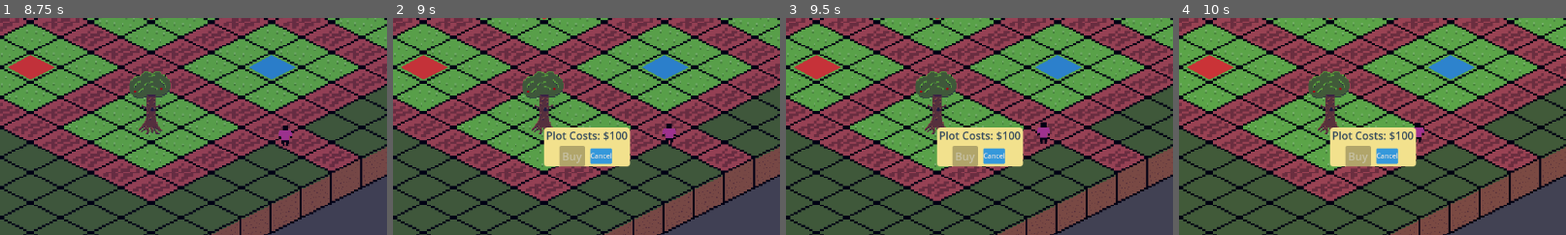
Above: before the commit, frames 1-4 (left to right).
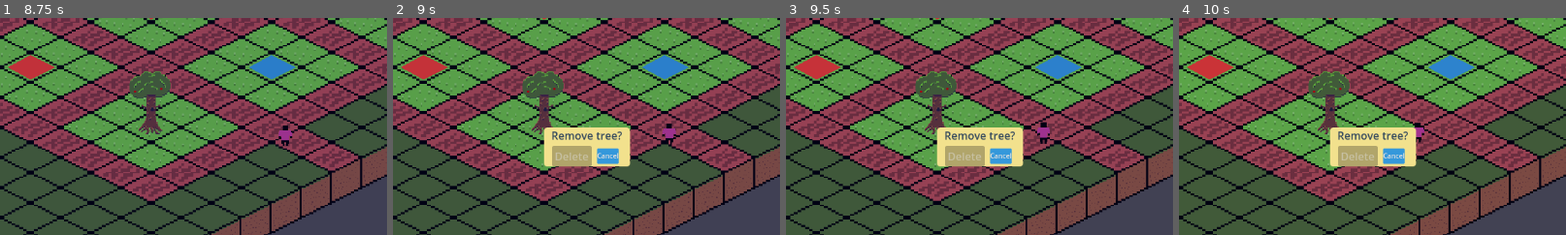
Above: after the commit, the same moments.

Repository: bombasticSlacks/Ok-Orchard
Game: Godot game, scene res://Splash.tscn
The game is run twice, just before and just after one commit, with the same random seed, the same clock (stepped at 60 frames per second) and the same inputs.
Inputs (mouse positions are % of the whole screen's width and height, from its top left):
- Up to frame 1 (8.75 s): click "START" at 0.5 s; tap Enter at 1.25, 4.25, 5.75 s; move the mouse to (61, 61) at 1.27 s; click (61, 61) at 1.42 s; click "Buy" at 2 s; tap Space at 2.75, 5, 6.5 s; move the mouse to (30, 61) at 2.77 s; click (30, 61) at 2.92 s; click "Cancel" at 3.5 s; move the mouse to (14, 48) at 4.27 s; click (14, 48) at 4.42 s; move the mouse to (30, 34) at 5.02 s; click (30, 34) at 5.17 s; move the mouse to (45, 48) at 5.77 s; click (45, 48) at 5.92 s; move the mouse to (76, 48) at 6.52 s; click (76, 48) at 6.67 s; move the mouse to (61, 34) at 7.27 s; click (61, 34) at 7.42 s; move the mouse to (45, 20) at 8.02 s; click (45, 20) at 8.17 s
- Up to frame 2 (9 s): move the mouse to (45, 75) at 8.77 s; click (45, 75) at 8.92 s
- Up to frame 3 (9.5 s): no input
- Up to frame 4 (10 s): move the mouse to (30, 55) at 9.52 s; click (30, 55) at 9.67 s
The pictures show only the part of the screen within x 26-76%, y 50-100%; the shares and areas given below are measured in that part.

Frame 1 is identical in both runs. In frame 2, 1.3% of the frame differs, in the area x 39-61%, y 52-69%; in frame 3, 1.3%; in frame 4, 1.3%.

Commit message:
Remove trees

Diff:
--- a/BuyTree.tscn
+++ /dev/null
@@ -1,129 +0,0 @@
-[gd_scene load_steps=10 format=3 uid="uid://csadjhfomw86n"]
-
-[ext_resource type="Script" path="res://Scripts/closeButton.gd" id="1_up7uu"]
-
-[sub_resource type="StyleBoxFlat" id="StyleBoxFlat_nbt07"]
-bg_color = Color(0.94902, 0.882353, 0.552941, 1)
-corner_radius_top_left = 5
-corner_radius_top_right = 5
-corner_radius_bottom_right = 5
-corner_radius_bottom_left = 5
-
-[sub_resource type="LabelSettings" id="LabelSettings_d6hhe"]
-font_color = Color(0.203922, 0.286275, 0.368627, 1)
-
-[sub_resource type="StyleBoxFlat" id="StyleBoxFlat_ipqvb"]
-bg_color = Color(0.203922, 0.596078, 0.858824, 1)
-border_width_left = 4
-border_width_top = 4
-border_width_right = 4
-border_width_bottom = 4
-border_color = Color(0.8, 0.8, 0.8, 0)
-corner_radius_top_left = 5
-corner_radius_top_right = 5
-corner_radius_bottom_right = 5
-corner_radius_bottom_left = 5
-
-[sub_resource type="StyleBoxFlat" id="StyleBoxFlat_503k8"]
-bg_color = Color(0.160784, 0.501961, 0.72549, 1)
-border_width_left = 4
-border_width_top = 4
-border_width_right = 4
-border_width_bottom = 4
-border_color = Color(0.8, 0.8, 0.8, 0)
-corner_radius_top_left = 5
-corner_radius_top_right = 5
-corner_radius_bottom_right = 5
-corner_radius_bottom_left = 5
-
-[sub_resource type="StyleBoxFlat" id="StyleBoxFlat_4i1d2"]
-bg_color = Color(0.65098, 0.317647, 0.623529, 1)
-border_width_left = 4
-border_width_top = 4
-border_width_right = 4
-border_width_bottom = 4
-border_color = Color(0.8, 0.8, 0.8, 0)
-corner_radius_top_left = 5
-corner_radius_top_right = 5
-corner_radius_bottom_right = 5
-corner_radius_bottom_left = 5
-
-[sub_resource type="StyleBoxFlat" id="StyleBoxFlat_nam5k"]
-bg_color = Color(0.203922, 0.596078, 0.858824, 1)
-border_width_left = 4
-border_width_top = 4
-border_width_right = 4
-border_width_bottom = 4
-border_color = Color(0.8, 0.8, 0.8, 0)
-corner_radius_top_left = 5
-corner_radius_top_right = 5
-corner_radius_bottom_right = 5
-corner_radius_bottom_left = 5
-
-[sub_resource type="StyleBoxFlat" id="StyleBoxFlat_6cijx"]
-bg_color = Color(0.160784, 0.501961, 0.72549, 1)
-border_width_left = 4
-border_width_top = 4
-border_width_right = 4
-border_width_bottom = 4
-border_color = Color(0.8, 0.8, 0.8, 0)
-corner_radius_top_left = 5
-corner_radius_top_right = 5
-corner_radius_bottom_right = 5
-corner_radius_bottom_left = 5
-
-[sub_resource type="StyleBoxFlat" id="StyleBoxFlat_m2fhl"]
-bg_color = Color(0.65098, 0.317647, 0.623529, 1)
-border_width_left = 4
-border_width_top = 4
-border_width_right = 4
-border_width_bottom = 4
-border_color = Color(0.8, 0.8, 0.8, 0)
-corner_radius_top_left = 5
-corner_radius_top_right = 5
-corner_radius_bottom_right = 5
-corner_radius_bottom_left = 5
-
-[node name="PanelContainer" type="PanelContainer"]
-anchors_preset = 8
-anchor_left = 0.5
-anchor_top = 0.5
-anchor_right = 0.5
-anchor_bottom = 0.5
-offset_left = -64.0
-offset_top = -29.0
-offset_right = 64.0
-offset_bottom = 29.0
-grow_horizontal = 2
-grow_vertical = 2
-theme_override_styles/panel = SubResource("StyleBoxFlat_nbt07")
-
-[node name="BoxContainer" type="BoxContainer" parent="."]
-layout_mode = 2
-vertical = true
-
-[node name="Label" type="Label" parent="BoxContainer"]
-layout_mode = 2
-text = "Plot Costs: $"
-label_settings = SubResource("LabelSettings_d6hhe")
-horizontal_alignment = 1
-
-[node name="HBoxContainer" type="HBoxContainer" parent="BoxContainer"]
-layout_mode = 2
-alignment = 1
-
-[node name="Button" type="Button" parent="BoxContainer/HBoxContainer"]
-layout_mode = 2
-theme_override_styles/normal = SubResource("StyleBoxFlat_ipqvb")
-theme_override_styles/hover = SubResource("StyleBoxFlat_503k8")
-theme_override_styles/pressed = SubResource("StyleBoxFlat_4i1d2")
-text = "Buy"
-
-[node name="Button2" type="Button" parent="BoxContainer/HBoxContainer"]
-layout_mode = 2
-theme_override_font_sizes/font_size = 10
-theme_override_styles/normal = SubResource("StyleBoxFlat_nam5k")
-theme_override_styles/hover = SubResource("StyleBoxFlat_6cijx")
-theme_override_styles/pressed = SubResource("StyleBoxFlat_m2fhl")
-text = "Cancel"
-script = ExtResource("1_up7uu")
--- a/Scripts/AppleTree.gd
+++ b/Scripts/AppleTree.gd
@@ -17,12 +17,17 @@
 # Different Sprites For Different Phases
 enum Growth {PLANTED, GROWING, GROWN}
 
-func _ready():
+func _enter_tree():
 	var timer = get_node("/root/main/Timer")
 	for apple_num in 5:
 		apple_sprites.append(get_node(str("Tree/Apple", apple_num)))
 	_draw_apples()
 	timer.timeout.connect(_tick)
+
+func _exit_tree():
+	var timer = get_node("/root/main/Timer")
+	timer.timeout.disconnect(_tick)
+	apple_count = 0
 
 func _draw_apples():
 	for apple_num in 5:
--- a/Scripts/BuyMenu.gd
+++ b/Scripts/BuyMenu.gd
@@ -30,8 +30,13 @@
 	self.position = mouse_position
 	if current_selected_plot.unlocked and not current_selected_plot.built:
 		buy_label.set_text("Tree Costs: $" + String.num_int64(current_selected_plot.trees[0].cost))
+		buy_button.text = "Buy"
+	elif current_selected_plot.unlocked and current_selected_plot.built:
+		buy_label.set_text("Remove tree?")
+		buy_button.text = "Delete"
 	elif not current_selected_plot.unlocked:
 		buy_label.set_text("Plot Costs: $" + String.num_int64(current_selected_plot.unlock_cost))
+		buy_button.text = "Buy"
 
 	self.visible = true
 
@@ -41,9 +46,11 @@
 
 func _buy():
 	if current_selected_plot:
-		if current_selected_plot.unlocked:
+		if current_selected_plot.unlocked and not current_selected_plot.built:
 			current_selected_plot.buy_tree()
-		else:
+		elif current_selected_plot.unlocked and current_selected_plot.built:
+			current_selected_plot.remove_tree()
+		elif not current_selected_plot.unlocked:
 			current_selected_plot.buy_plot()
 		_hide_buy_menu()
 
--- a/Scripts/Plot.gd
+++ b/Scripts/Plot.gd
@@ -55,6 +55,11 @@
 		add_child(trees[index])
 		plot_color.visible = false
 
+func remove_tree():
+	remove_child(trees[0])
+	built = false
+	plot_color.visible = true
+
 # Happens when the plot is purchased
 func buy_plot():
 	if player.money >= unlock_cost:
--- a/main.tscn
+++ b/main.tscn
@@ -94,3 +94,28 @@
 
 [node name="Player" type="Node" parent="."]
 script = ExtResource("7_dj4wc")
+
+[connection signal="input_event" from="TileMap/Plot" to="TileMap/Plot" method="_on_input_event"]
+[connection signal="mouse_entered" from="TileMap/Plot" to="TileMap/Plot" method="_on_mouse_entered"]
+[connection signal="mouse_exited" from="TileMap/Plot" to="TileMap/Plot" method="_on_mouse_exited"]
+[connection signal="input_event" from="TileMap/@StaticBody2D@56894" to="TileMap/@StaticBody2D@56894" method="_on_input_event"]
+[connection signal="mouse_entered" from="TileMap/@StaticBody2D@56894" to="TileMap/@StaticBody2D@56894" method="_on_mouse_entered"]
+[connection signal="mouse_exited" from="TileMap/@StaticBody2D@56894" to="TileMap/@StaticBody2D@56894" method="_on_mouse_exited"]
+[connection signal="input_event" from="TileMap/@StaticBody2D@56895" to="TileMap/@StaticBody2D@56895" method="_on_input_event"]
+[connection signal="mouse_entered" from="TileMap/@StaticBody2D@56895" to="TileMap/@StaticBody2D@56895" method="_on_mouse_entered"]
+[connection signal="mouse_exited" from="TileMap/@StaticBody2D@56895" to="TileMap/@StaticBody2D@56895" method="_on_mouse_exited"]
+[connection signal="input_event" from="TileMap/@StaticBody2D@56896" to="TileMap/@StaticBody2D@56896" method="_on_input_event"]
+[connection signal="mouse_entered" from="TileMap/@StaticBody2D@56896" to="TileMap/@StaticBody2D@56896" method="_on_mouse_entered"]
+[connection signal="mouse_exited" from="TileMap/@StaticBody2D@56896" to="TileMap/@StaticBody2D@56896" method="_on_mouse_exited"]
+[connection signal="input_event" from="TileMap/@StaticBody2D@56897" to="TileMap/@StaticBody2D@56897" method="_on_input_event"]
+[connection signal="mouse_entered" from="TileMap/@StaticBody2D@56897" to="TileMap/@StaticBody2D@56897" method="_on_mouse_entered"]
+[connection signal="mouse_exited" from="TileMap/@StaticBody2D@56897" to="TileMap/@StaticBody2D@56897" method="_on_mouse_exited"]
+[connection signal="input_event" from="TileMap/@StaticBody2D@56898" to="TileMap/@StaticBody2D@56898" method="_on_input_event"]
+[connection signal="mouse_entered" from="TileMap/@StaticBody2D@56898" to="TileMap/@StaticBody2D@56898" method="_on_mouse_entered"]
+[connection signal="mouse_exited" from="TileMap/@StaticBody2D@56898" to="TileMap/@StaticBody2D@56898" method="_on_mouse_exited"]
+[connection signal="input_event" from="TileMap/@StaticBody2D@56899" to="TileMap/@StaticBody2D@56899" method="_on_input_event"]
+[connection signal="mouse_entered" from="TileMap/@StaticBody2D@56899" to="TileMap/@StaticBody2D@56899" method="_on_mouse_entered"]
+[connection signal="mouse_exited" from="TileMap/@StaticBody2D@56899" to="TileMap/@StaticBody2D@56899" method="_on_mouse_exited"]
+[connection signal="input_event" from="TileMap/@StaticBody2D@56900" to="TileMap/@StaticBody2D@56900" method="_on_input_event"]
+[connection signal="mouse_entered" from="TileMap/@StaticBody2D@56900" to="TileMap/@StaticBody2D@56900" method="_on_mouse_entered"]
+[connection signal="mouse_exited" from="TileMap/@StaticBody2D@56900" to="TileMap/@StaticBody2D@56900" method="_on_mouse_exited"]
